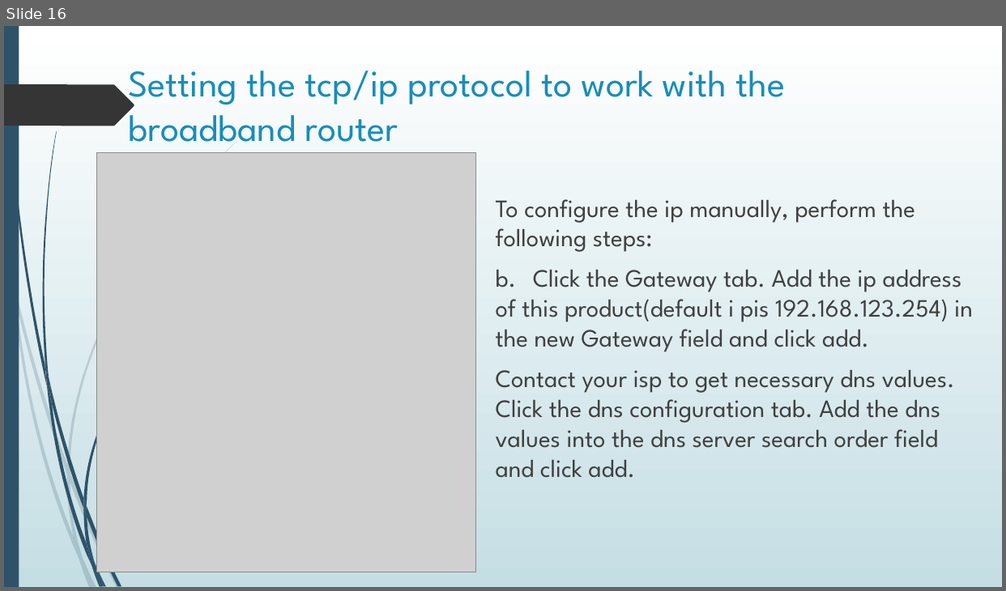
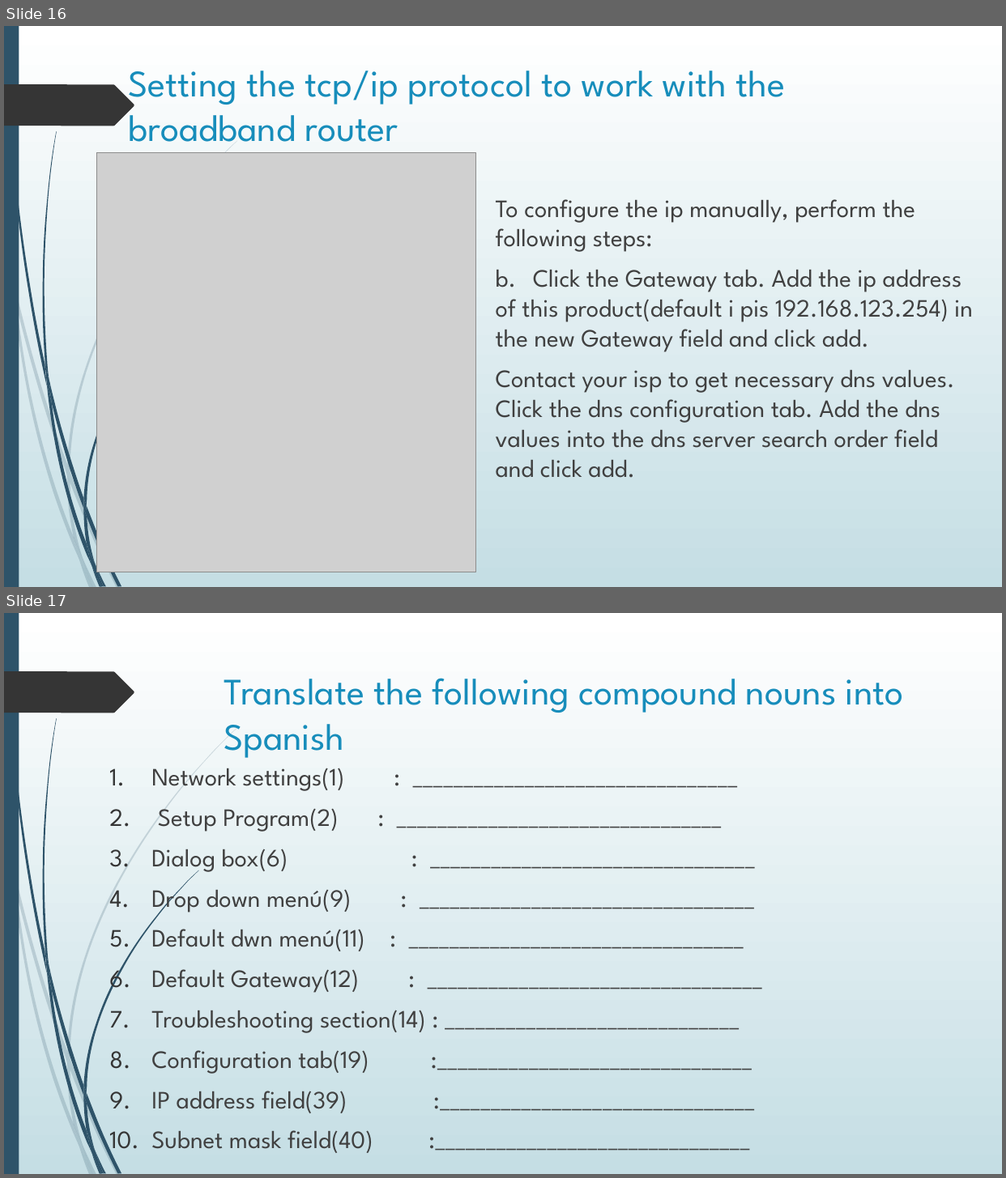
Before and after one commit to mxcat1/Archivos-Semestre5, a slide deck: COMUNICACION EMPRESARIAL/Broadband router user guide.pptx. Shown one above the other, each under a label of ours: slide 16 before the commit, slides 16 and 17 after it. The pictures are 1006x591 and 1006x1178 pixels, drawn with LibreOffice and Linux fonts; fonts in the diff are those of the drawing; grey boxes stand for pictures. Boxes give left, top, right and bottom in pixels: in the first picture for what was removed or moved away, otherwise in the second. Text is boxed around its words. In the diff, an @@ line names an element or a change of style, - is before the commit and + after.

```diff
--- a/COMUNICACION EMPRESARIAL/Broadband router user guide.pptx
+++ b/COMUNICACION EMPRESARIAL/Broadband router user guide.pptx
@@ slide 17 added at [4,613,1002,1174], background gradient #FFFFFF to #C5DEE5; not listed: 24 template elements that a slide beside it also shows @@
@@ title added at [224,678,904,758], 36 pt, text #178DBB @@
+Translate the following compound nouns into Spanish
@@ text added at [151,768,426,1153], 24 pt, text #404040 @@
+1. Network settings(1) : ________________________________
+2. Setup Program(2) : ________________________________
+3. Dialog box(6) : ________________________________
+4. Drop down menú(9) : _________________________________
+5. Default dwn menú(11) : _________________________________
+6. Default Gateway(12) : _________________________________
+7. Troubleshooting section(14) : _____________________________
+8. Configuration tab(19) :_______________________________
+9. IP address field(39) :_______________________________
+10. Subnet mask field(40) :_______________________________
```
Also in this commit, not shown: 2 other slides added, 5 other files.
